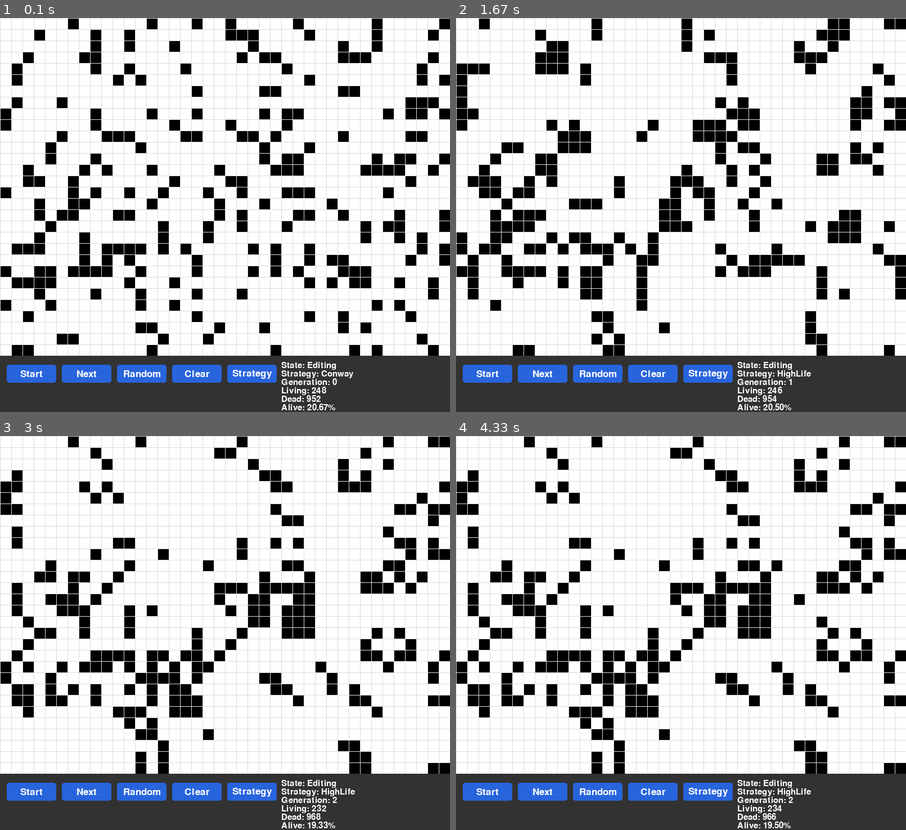
Above: before the commit, frames 1-4 (two rows, left to right).
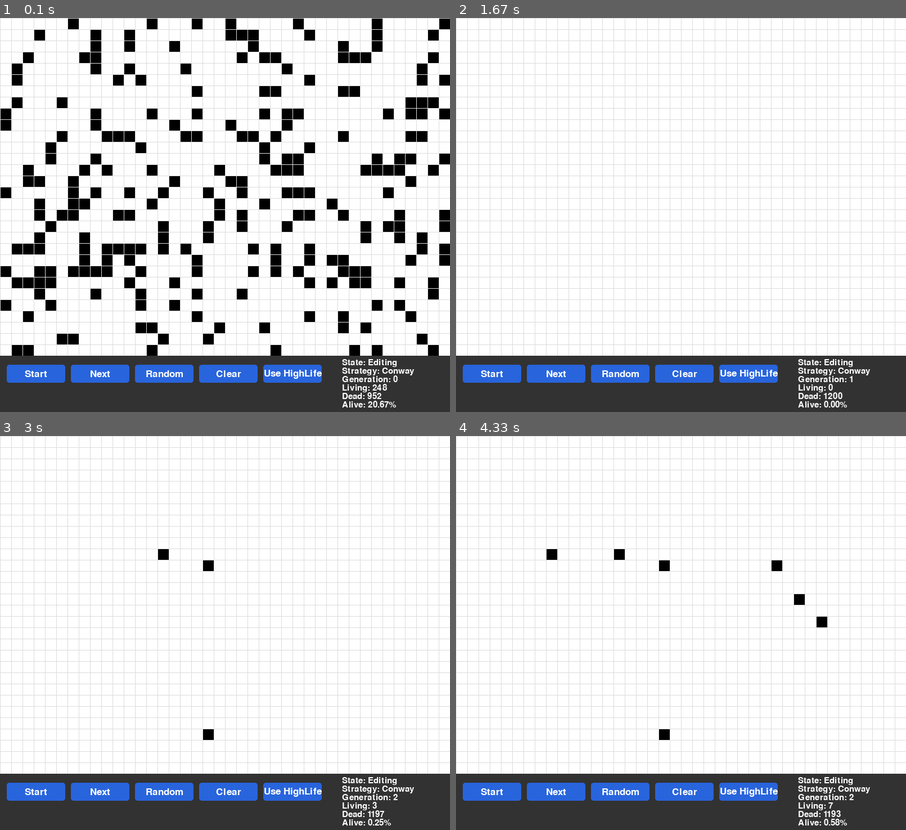
Above: after the commit, the same moments.

Repository: Stentzler/game-of-life-design-patterns
Game: pygame game, started from src/game_of_life/app.py
Same seed, same stepped clock (60 frames per second), same inputs: the game is played once before the commit and once after it.
Inputs (mouse positions are in pixels of both pictures, inside the frame that each line leads up to):
- Up to frame 1 (0.1 s): no input
- Up to frame 2 (1.67 s): click "Start" at 0.38 s; click "Edit" at 0.72 s; click (541, 155) at 1.05 s; click (708, 372) at 1.38 s, where only the run before the commit has a clickable "Strategy"
- Up to frame 3 (3 s): click "Next" at 1.72 s; click (202, 735) at 2.05 s; click (211, 566) at 2.38 s; click (162, 550) at 2.72 s
- Up to frame 4 (4.33 s): click (798, 597) at 3.05 s; click (820, 625) at 3.38 s; click (775, 562) at 3.72 s; click (550, 558) at 4.05 s

The runs differ from the first frame. In frame 1, 2.3% of the frame differs, in the area x 4-92%, y 86-100%; in frame 2, 18%, in the area x 0-100%, y 0-100%; in frame 3, 17%; in frame 4, 17%.

Commit message:
feat: added strategy buttom to layout

Diff:
--- a/src/game_of_life/app.py
+++ b/src/game_of_life/app.py
@@ -125,7 +125,15 @@
     @property
     def current_strategy_name(self) -> str:
         """Return a readable name for the active evolution strategy."""
-        return self.engine.strategy.__class__.__name__.replace("EvolutionStrategy", "")
+        return self._strategy_name(self.engine.strategy)
+
+    @property
+    def next_strategy_name(self) -> str:
+        """Return a readable name for the next selectable strategy."""
+        current_index = self._current_strategy_index()
+        next_index = (current_index + 1) % len(self.available_strategies)
+
+        return self._strategy_name(self.available_strategies[next_index])
 
     def _current_strategy_index(self) -> int:
         """Return the index of the active strategy in `available_strategies`.
@@ -141,6 +149,10 @@
                 return index
 
         return -1
+
+    def _strategy_name(self, strategy: EvolutionStrategy) -> str:
+        """Return the UI-friendly name for a strategy object."""
+        return strategy.__class__.__name__.replace("EvolutionStrategy", "")
 
     def _create_default_strategies(self) -> list[EvolutionStrategy]:
         """Create the default strategy list available in the UI."""
--- a/src/game_of_life/config.py
+++ b/src/game_of_life/config.py
@@ -10,7 +10,7 @@
 SCREEN_HEIGHT = GRID_HEIGHT + TOOLBAR_HEIGHT
 
 FPS = 60
-EVOLUTION_INTERVAL = 0.3
+EVOLUTION_INTERVAL = 0.2
 RANDOM_ALIVE_PROBABILITY = 0.2
 LOG_LEVEL = "ERROR"
 
--- a/src/game_of_life/pygame_ui/renderer.py
+++ b/src/game_of_life/pygame_ui/renderer.py
@@ -151,12 +151,14 @@
             f"Alive: {living_percentage:.2f}%",
         ]
 
-        x = 500
-        y = config.GRID_HEIGHT + 10
+        summary_width = 180
+        summary_right_margin = 12
+        summary_left = config.SCREEN_WIDTH - summary_right_margin - summary_width
+        y = config.GRID_HEIGHT + 5
 
         for line in lines:
             text = self.small_font.render(line, True, config.WHITE)
-            self.screen.blit(text, (x, y))
+            self.screen.blit(text, (summary_left, y))
             y += 15
 
     def _build_buttons(self, app: GameOfLifeApp) -> list[Button]:
@@ -164,7 +166,7 @@
         actions = self._actions_for_state(app)
         buttons: list[Button] = []
 
-        button_width = 88
+        button_width = 104
         button_height = 32
         spacing = 10
         x = 12
@@ -188,7 +190,7 @@
                 ("Next", SimulationAction.NEXT_GENERATION),
                 ("Random", SimulationAction.RANDOMIZE_GRID),
                 ("Clear", SimulationAction.CLEAR_GRID),
-                ("Strategy", SimulationAction.SWITCH_STRATEGY),
+                (f"Use {app.next_strategy_name}", SimulationAction.SWITCH_STRATEGY),
             ]
 
         if isinstance(app.current_state, RunningState):
Not shown, removed: uv.lock
